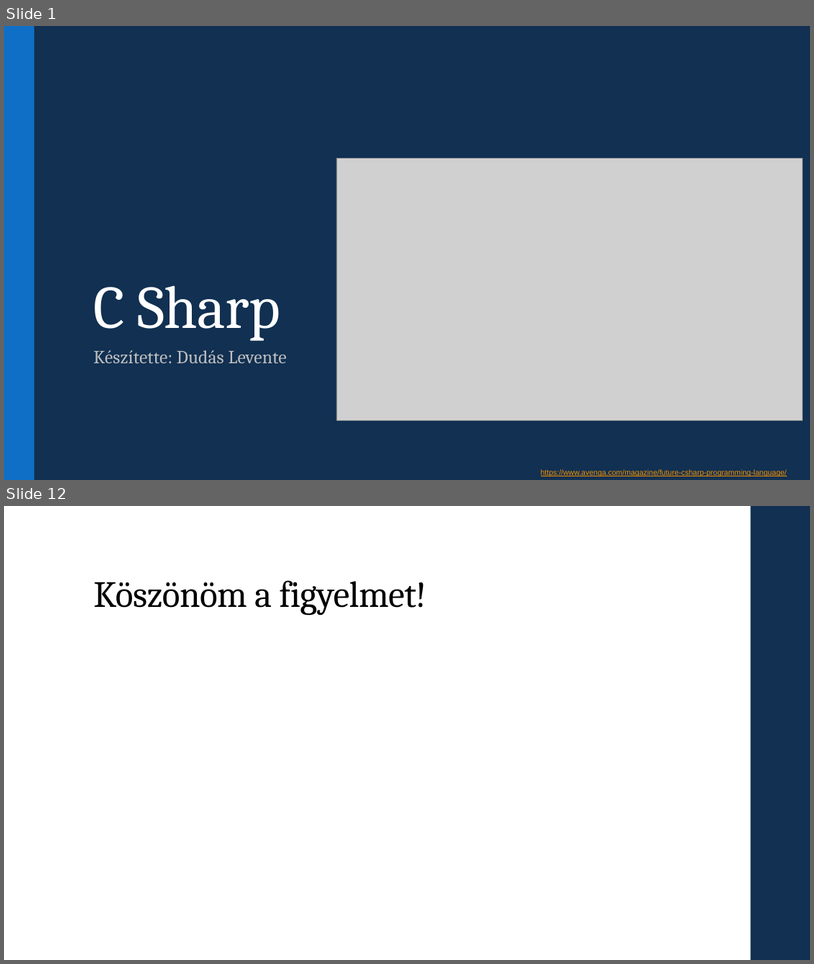
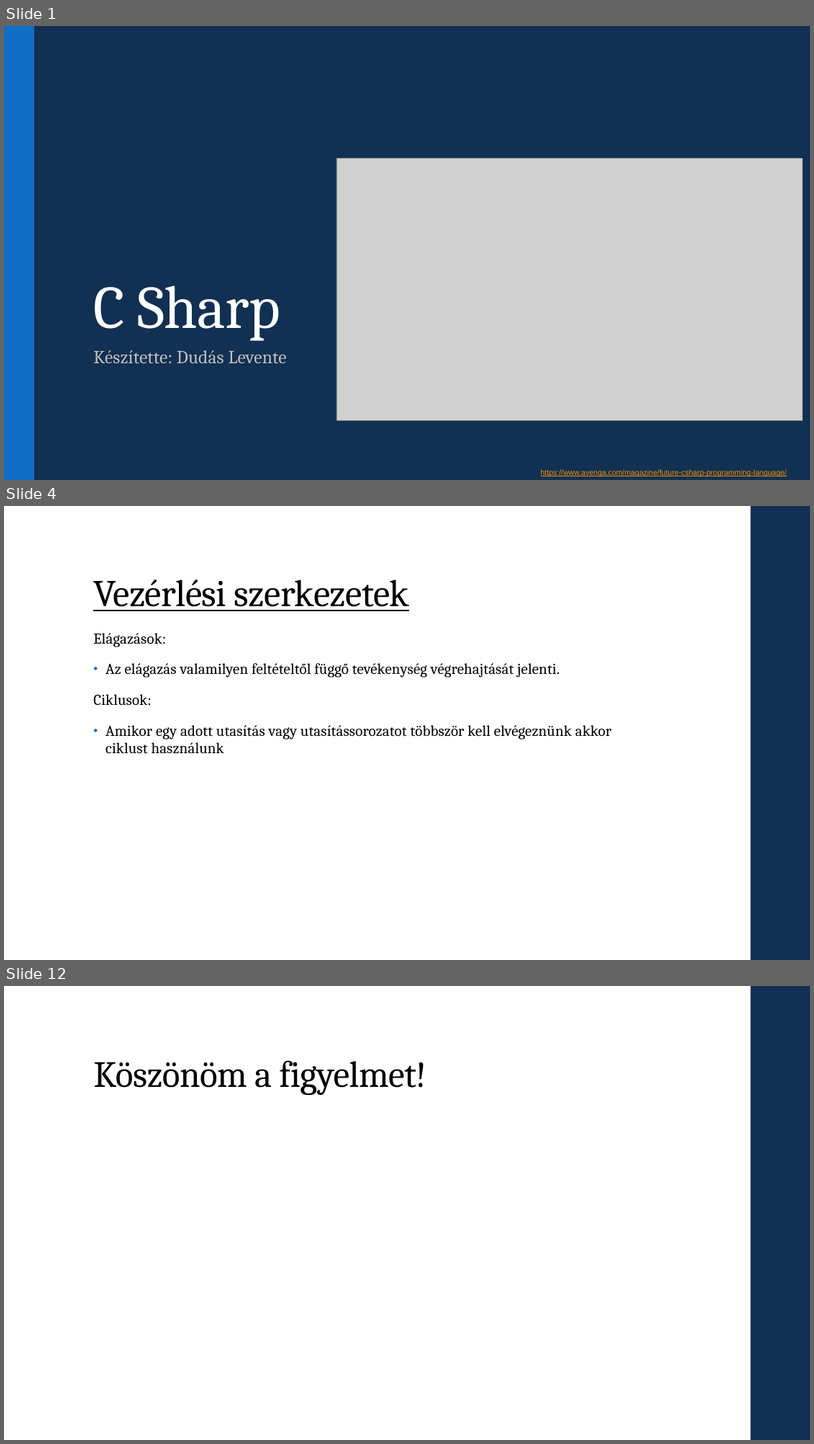
Before and after one commit to dudaslevente/Paprika, a slide deck: Beadandó.pptx. Shown one above the other, each under a label of ours: slides 1 and 12 before the commit, slides 1, 4 and 12 after it; the slides between them are not shown. The pictures are 814x964 and 814x1444 pixels, drawn with LibreOffice and Linux fonts; fonts in the diff are those of the drawing; grey boxes stand for pictures. Boxes give left, top, right and bottom in pixels: in the first picture for what was removed or moved away, otherwise in the second. Text is boxed around its words. In the diff, an @@ line names an element or a change of style, - is before the commit and + after.

```diff
--- a/Beadandó.pptx
+++ b/Beadandó.pptx
@@ slide 4 added at box(4, 506, 810, 960), background #FFFFFF; not listed: 1 template element that a slide beside it also shows @@
@@ title added at box(93, 579, 410, 611), 45 pt, text #000000, underline @@
+Vezérlési szerkezetek
@@ text added at box(93, 633, 612, 754), 18 pt, text #000000 @@
+Elágazások:
+• Az elágazás valamilyen feltételtől függő tevékenység végrehajtását jelenti.
+Ciklusok:
+• Amikor egy adott utasítás vagy utasítássorozatot többször kell elvégeznünk akkor ciklust használunk
```
Also in this commit, not shown: 2 slides changed, 3 other slides added, 3 slides removed.
